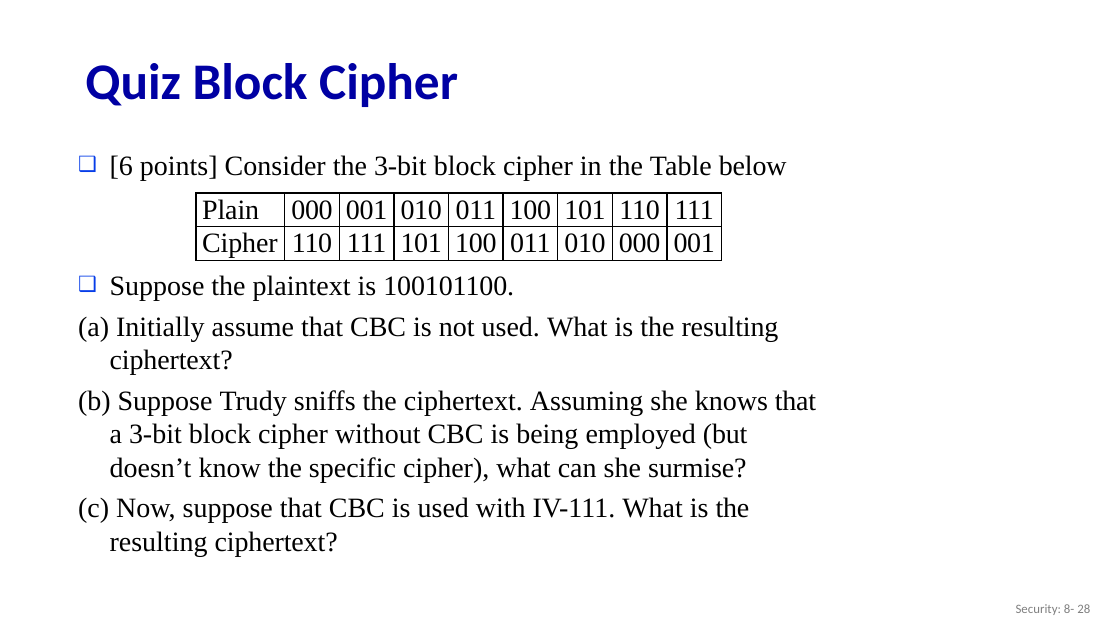
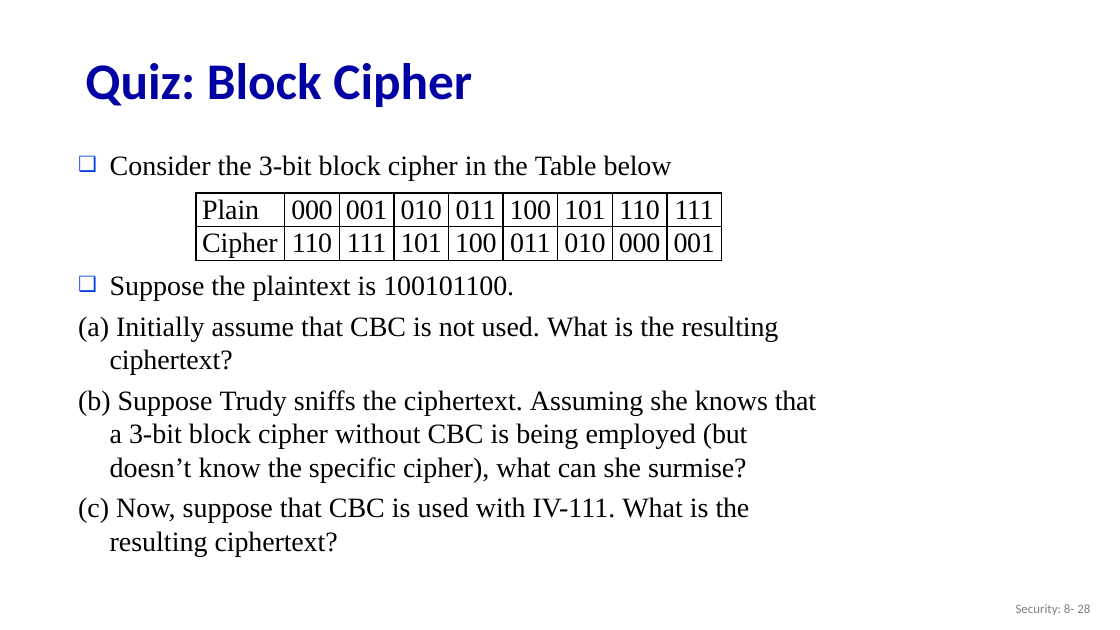
Before and after one commit to guhofstra/CSC175, a slide deck: slide 28 of PPTs/8.1 Cryptography.pptx. Drawn at 1120x630 pixels with LibreOffice and Linux fonts; fonts in the diff are those of the drawing. Boxes give left, top, right and bottom in pixels: in the first picture for what was removed or moved away, otherwise in the second. Text is boxed around its words. In the diff, an @@ line names an element or a change of style, - is before the commit and + after.

```diff
--- a/PPTs/8.1 Cryptography.pptx
+++ b/PPTs/8.1 Cryptography.pptx
@@ title at bbox=[85, 63, 472, 107]: text changed @@
-Quiz Block Cipher
+Quiz: Block Cipher
@@ text at bbox=[110, 155, 672, 180]: text changed @@
-❑ [6 points] Consider the 3-bit block cipher in the Table below
+❑ Consider the 3-bit block cipher in the Table below
```
Also in this commit, not shown: 6 other slides changed, 3 slides added, 1 other file.
